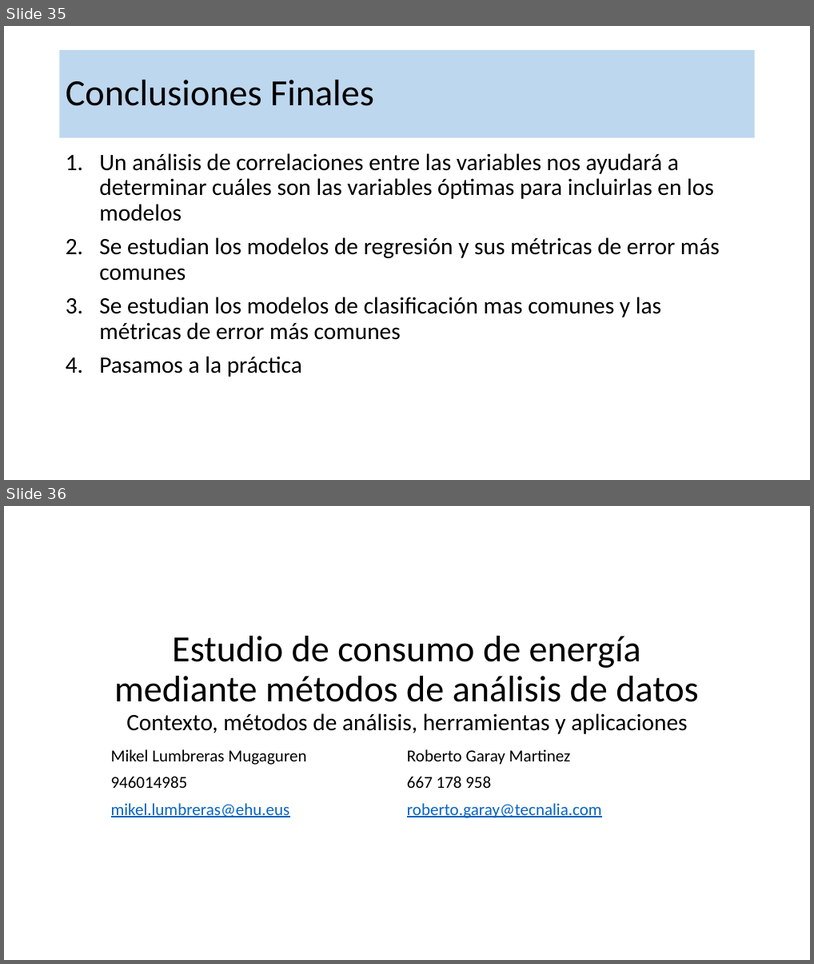
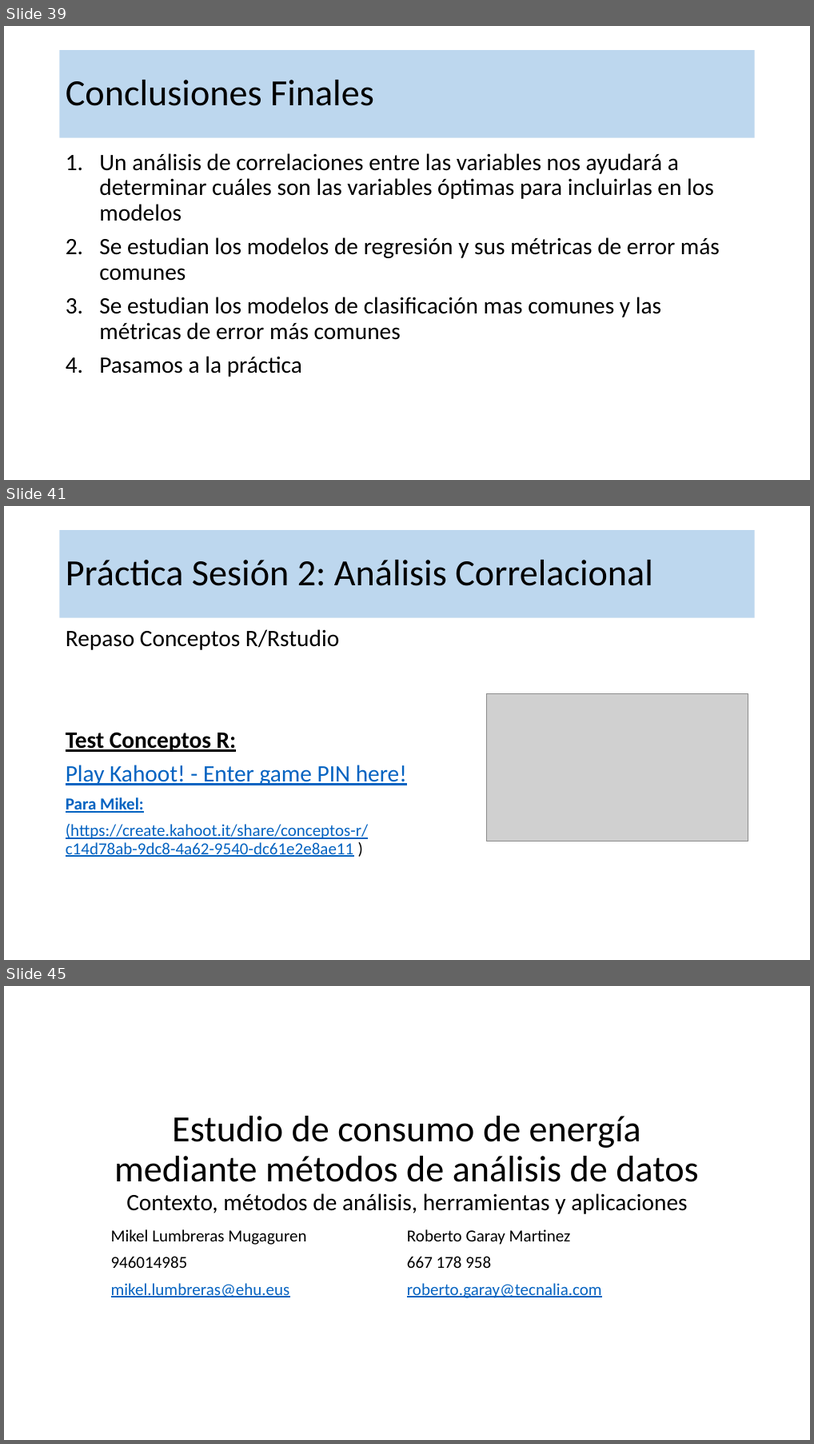
Before and after one commit to robgaray/EESIA_Analisis_Consumo_2021_Publico, a slide deck: 1_Presentaciones/Sesion_2_Teoria.pptx. Shown one above the other, each under a label of ours: slides 35 and 36 before the commit, slides 39, 41 and 45 after it; the slides between them are not shown. The pictures are 814x964 and 814x1444 pixels, drawn with LibreOffice and Linux fonts; fonts in the diff are those of the drawing; grey boxes stand for pictures; background and template pictures are left out. Boxes give left, top, right and bottom in pixels: in the first picture for what was removed or moved away, otherwise in the second. Text is boxed around its words. In the diff, an @@ line names an element or a change of style, - is before the commit and + after.

```diff
--- a/1_Presentaciones/Sesion_2_Teoria.pptx
+++ b/1_Presentaciones/Sesion_2_Teoria.pptx
@@ slide 41 added at (4,506,810,960), background #FFFFFF @@
@@ title added at (60,530,755,618), fill #BDD7EE, 44 pt, text #000000 @@
+Práctica Sesión 2: Análisis Correlacional
@@ text added at (66,629,407,856), 20 pt, text #0563C1, underline @@
+Repaso Conceptos R/Rstudio
+Test Conceptos R:
+Play Kahoot! - Enter game PIN here!
+Para Mikel:
+(https://create.kahoot.it/share/conceptos-r/c14d78ab-9dc8-4a62-9540-dc61e2e8ae11 )
@@ picture added at (486,693,748,840) @@
@@ what was slide 35 is now slide 39 @@
@@ what was slide 36 is now slide 45 @@
```
Also in this commit, not shown: 1 slide changed, 8 other slides added, 1 other file.
